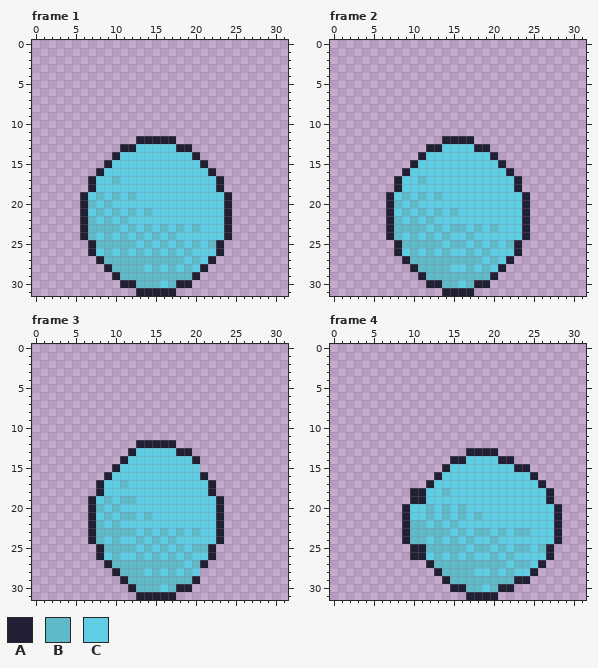
Edited in one commit: pixel-art file (Shades of You/Assets/Animations/SooYeonJump.aseprite). The first picture shows the starting point.
32x32 pixels, 17 frames. Shown: frame 1, frame 2, frame 3, frame 4. The commit also changed other frames, which this record leaves out.
Palette (. is transparent): A #222034  B #5fb9c9  C #5fcde4
Pixels before, frame 1, first column x 6:
12 .......AAAAA.......
13 .....AACCCCCAA.....
14 ....ACCCCCCCCCA....
15 ...ACCCCCCCCCCCA...
16 ..ACCCCCCCCCCCCCA..
17 .ACCBCCCCCCCCCCCCA.
18 .ACCCCCCCCCCCCCCCA.
19 ACBCBCBCCCCCCCCCCCA
20 ABCBCCCCCCCCCCCCCCA
21 ACBCBCBCBCCCCCCCCCA
22 ABCBCBCCCCCCCCCCCCA
23 ABBBBCBCBCBCBCBCCCA
24 ABCBCBCBCBCBCCCCCCA
25 .ABBBBBCBCBCBCBCBA.
26 .ACBCBCBCBCBCBCCCA.
27 ..ABBBBBBBBBBCBCA..
28 ...ABBBBCBCBCBCA...
29 ....ABBBBBBBBBA....
30 .....AABBBCBAA.....
31 .......AAAAA.......
Pixels before, frame 2, first column x 7:
12 .......AAAA.......
13 .....AACCCCAA.....
14 ....ACCCCCCCCA....
15 ...ACCCCCCCCCCA...
16 ..ACCCCCCCCCCCCA..
17 .ACCBCCCCCCCCCCCA.
18 .ACCCCCCCCCCCCCCA.
19 ACBCBCBCCCCCCCCCCA
20 ABCBCCCCCCCCCCCCCA
21 ACBCBCBCBCCCCCCCCA
22 ABCBCBCCCCCCCCCCCA
23 ABBBBCBCBBCBCBCCCA
24 ABCBCBCBCCBCCCCCCA
25 .ABBBBBCBBCBCBCBA.
26 .ACBCBCBCCBCBCCCA.
27 ..ABBBBBBBBBCBCA..
28 ...ABBBBCCBCBCA...
29 ....ABBBBBBBBA....
30 .....AABBCBAA.....
31 .......AAAA.......
Pixels before, frame 3, first column x 7:
12 ......AAAAA......
13 .....ACCCCCAA....
14 ....ACCCCCCCCA...
15 ...ACCCCCCCCCC...
16 ..ACCCCCCCCCCCA..
17 .ACCBCCCCCCCCCCA.
18 .ACCCCCCCCCCCCCA.
19 ACBCBBCCCCCCCCCCA
20 ABCBCCCCCCCCCCCCA
21 ACBCBBCBCCCCCCCCA
22 ABCBCCCCCCCCCCCCA
23 ABBBBBCBCBCBCBCCA
24 ABCBCCBCBCBCCCCCA
25 .ABBBBCBCBCBCBBA.
26 .ACBCCBCBCBCBCCA.
27 ..ABBBBBBBBBCBA..
28 ...ABBBCBCBCBC...
29 ....ABBBBBBBBA...
30 .....ABBBCBAA....
31 ......AAAAA......
Pixels before, frame 4, first column x 9:
13 ........AAAA........
14 ......AACCCCAA......
15 .....ACCCCCCCCAA....
16 ....ACCCCCCCCCCCA...
17 ...ACCCCCCCCCCCCCA..
18 .AACCBCCCCCCCCCCCCA.
19 .AACCCCCCCCCCCCCCCA.
20 ACCBCBCBCCCCCCCCCCCA
21 ACCBCBCBCBCCCCCCCCCA
22 ABBCBCBCCCCCCCCCCCCA
23 ABBBBBCBCBBCBCBBCCCA
24 ABBCBCBCBCCBCCCCCCCA
25 .AABBBBBCBBCBCBBCBA.
26 .AACBCBCBCCBCBCCCCA.
27 ...ABBBBBBBBBCBBCA..
28 ....ABBBBCCBCBCCA...
29 .....ABBBBBBBBAA....
30 ......AABBCBAA......
31 ........AAAA........
And afterwards:
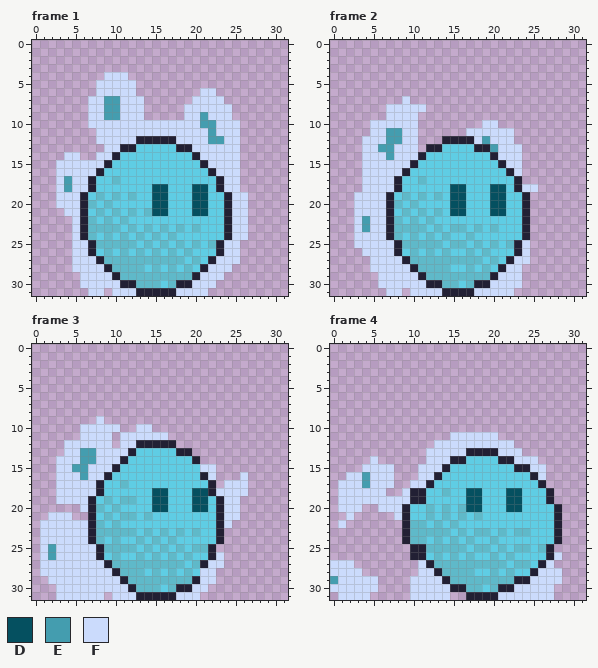
Colours new in this view: D #055060  E #449daf  F #cbdbfc
What changed:
layer "Layer 2" added
layer "Layer 3" added
Changed rows in their new state; - is an unchanged pixel.
Frame 1, layers "Layer 3", "Layer 2":
first column x 3:
 4 ------FFF---------------
 5 -----FFFFF--------------
 6 -----FFFFF--------FF----
 7 ----FFEEFFF------FFFF---
 8 ----FFEEFFF-----FFFFFF--
 9 ----FFEEFFF-----FFEFFF--
10 ----FFFFFFFFFFFFFFEEFFF-
11 -----FFFFFFFFFFFFFFEFFF-
12 -----FFFFF-----FFFFEEFF-
13 ------FF---------FFFFFF-
14 -FF--FF-----------FFFFF-
15 FFFFFF-------------FFFF-
16 FFFFF---------------FFF-
17 FEFF-----------------FF-
18 FEFF--------DD---DD--FF-
19 FFF---------DD---DD---FF
20 FFF---------DD---DD---FF
21 -FF---------DD---DD---FF
22 --F-------------------FF
23 --F-------------------FF
24 --F-------------------FF
25 --FF-----------------FF-
26 --FF-----------------FF-
27 --FFF---------------FFF-
28 --FFFF-------------FFF--
29 ---FFFF-----------FFF---
30 ---FFFFF---------FFF----
31 ----FF-FFF-----FFFF-----
Frame 2, layers "Layer 3", "Layer 2":
first column x 3:
 7 ------F----------------
 8 ----FFFFF--------------
 9 ----FFFF---------------
10 --FFFFFF--------FF-----
11 --FFEEFF------FFFFFF---
12 -FFFEEFF-------FEFFF---
13 -FFEEFFF---------EFFF--
14 -FFFEFFF----------FFF--
15 -FFFFFF------------FF--
16 -FFFFF--------------F--
17 -FFFF------------------
18 -FFFF-------DD---DD--FF
19 FFFF--------DD---DD----
20 FFFF--------DD---DD----
21 FFFF--------DD---DD----
22 FEFF-------------------
23 FEFF-------------------
24 FFFF-------------------
25 FFFFF----------------F-
26 -FFFF----------------F-
27 --FFFF--------------FF-
28 --FFFFF------------FF--
29 ---FFFFF----------FFF--
30 ---FFFFFF--------FFFF--
31 ----FF-FFFF----FFFFF---
Frame 3, layers "Layer 3", "Layer 2":
first column x 1:
 9 -------F------------------
10 -----FFFFF--FF------------
11 -----FFFF-FFFFFF----------
12 ---FFFFFF-FF--------------
13 ---FFEEFFFF---------------
14 --FFFEEFFF----------------
15 --FFEEFFF-----------FF----
16 --FFFEFF-------------F---F
17 --FFFFF----------------FFF
18 --FFFFF-------DD---DD-FFFF
19 --FFFF--------DD---DD--FF-
20 -----F--------DD---DD--FF-
21 -FFF-------------------FF-
22 FFFFFF-----------------F--
23 FFFFFF--------------------
24 FFFFFF--------------------
25 FEFFFFF-------------------
26 FEFFFFF---------------F---
27 FFFFFFFF-------------FF---
28 FFFFFFFFF-----------FF----
29 -FFFFFFFFF----------FF----
30 --FFFFFFFFF--------FF-----
31 --FFFFFF-FFF-----FFF------
Frame 4, layers "Layer 3", "Layer 2":
first column x 1:
11 --------------FFFFFF------
12 ------------FFFFFFFFFF----
13 -----------FFFFF----FFF---
14 ----F------FFF--------FFF-
15 ---FFFF---FFF-----------FF
16 -FFEFFF---FF-------------F
17 FFFEFFF--FF---------------
18 FFFFFF--F-------DD---DD---
19 FFFFFFFFF-------DD---DD---
20 FFF--FFF--------DD---DD---
21 -F-----F------------------
22 F-------------------------
first column x 0:
26 ----------------------------F
27 FFF--------F---------------F-
28 FFFF-------FF-------------FFF
29 EFFFFF----FFFF-----------FFFF
30 FFFFFF----FFFFF--------FFFFF-
31 -FFFF-----FFFFF------FFFFFFF-
Pixel boxes of the changes (left, top, right, bottom) in both pictures:
changed: (56, 72, 248, 296)
added: (354, 96, 442, 296)
changed: (450, 120, 538, 296)
changed: (40, 416, 248, 600)
changed: (338, 432, 546, 528)
added: (498, 552, 562, 600)
added: (330, 560, 378, 600)
added: (410, 560, 450, 600)
